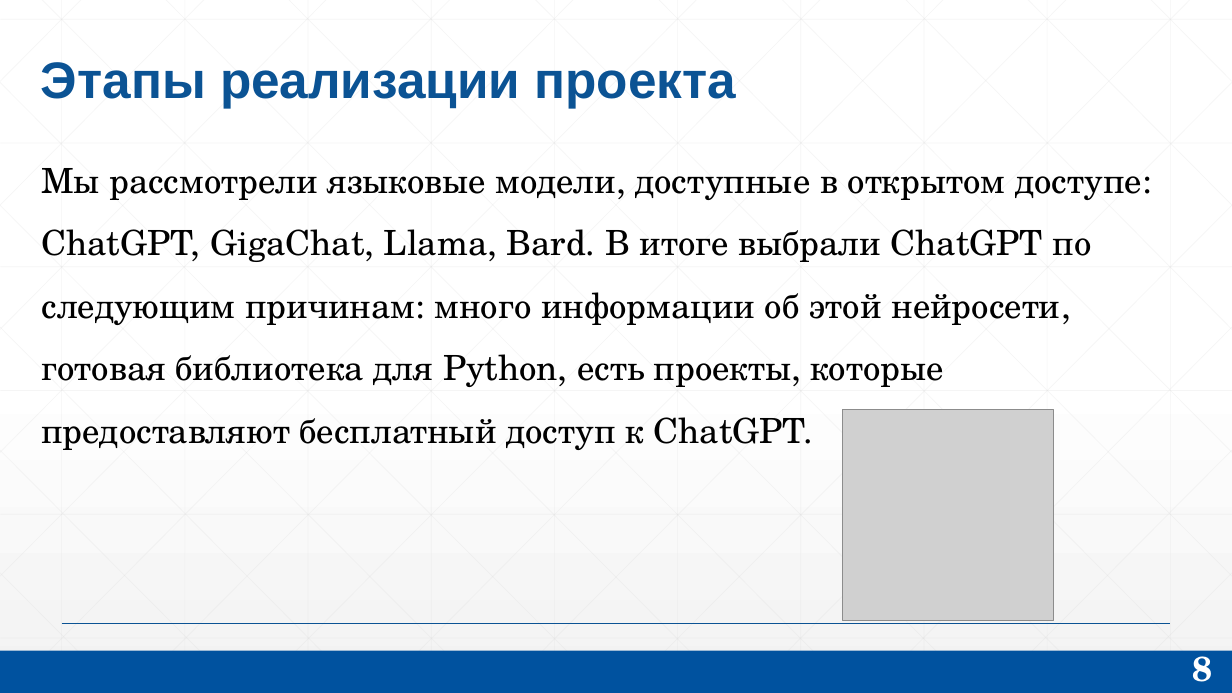
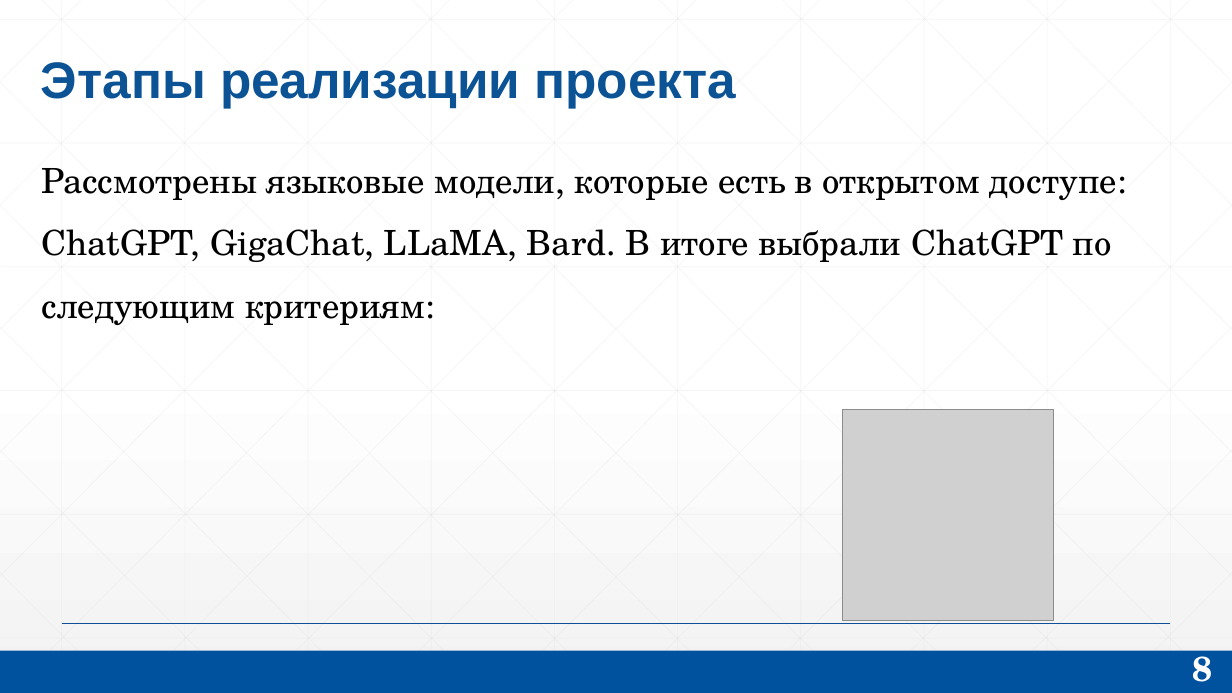
Before and after one commit to KorolOrol/OPDDungeonMaster, a slide deck: slide 8 of Презентейшн.pptx. Drawn at 1232x693 pixels with LibreOffice and Linux fonts; fonts in the diff are those of the drawing; grey boxes stand for pictures. Boxes give left, top, right and bottom in pixels: in the first picture for what was removed or moved away, otherwise in the second. Text is boxed around its words. In the diff, an @@ line names an element or a change of style, - is before the commit and + after.

Commit message:
Updated api key, presentation

```diff
--- a/Презентейшн.pptx
+++ b/Презентейшн.pptx
@@ text at <box>41,168,1117,325</box>: text changed @@
-Мы рассмотрели языковые модели, доступные в открытом доступе: ChatGPT, GigaChat, Llama, Bard. В итоге выбрали ChatGPT по следующим причинам: много информации об этой нейросети, готовая библиотека для Python, есть проекты, которые предоставляют бесплатный доступ к ChatGPT.
+Рассмотрены языковые модели, которые есть в открытом доступе: ChatGPT, GigaChat, LLaMA, Bard. В итоге выбрали ChatGPT по следующим критериям:
```
Also in this commit, not shown: 12 other slides changed, 1 slide added, 2 other files.
